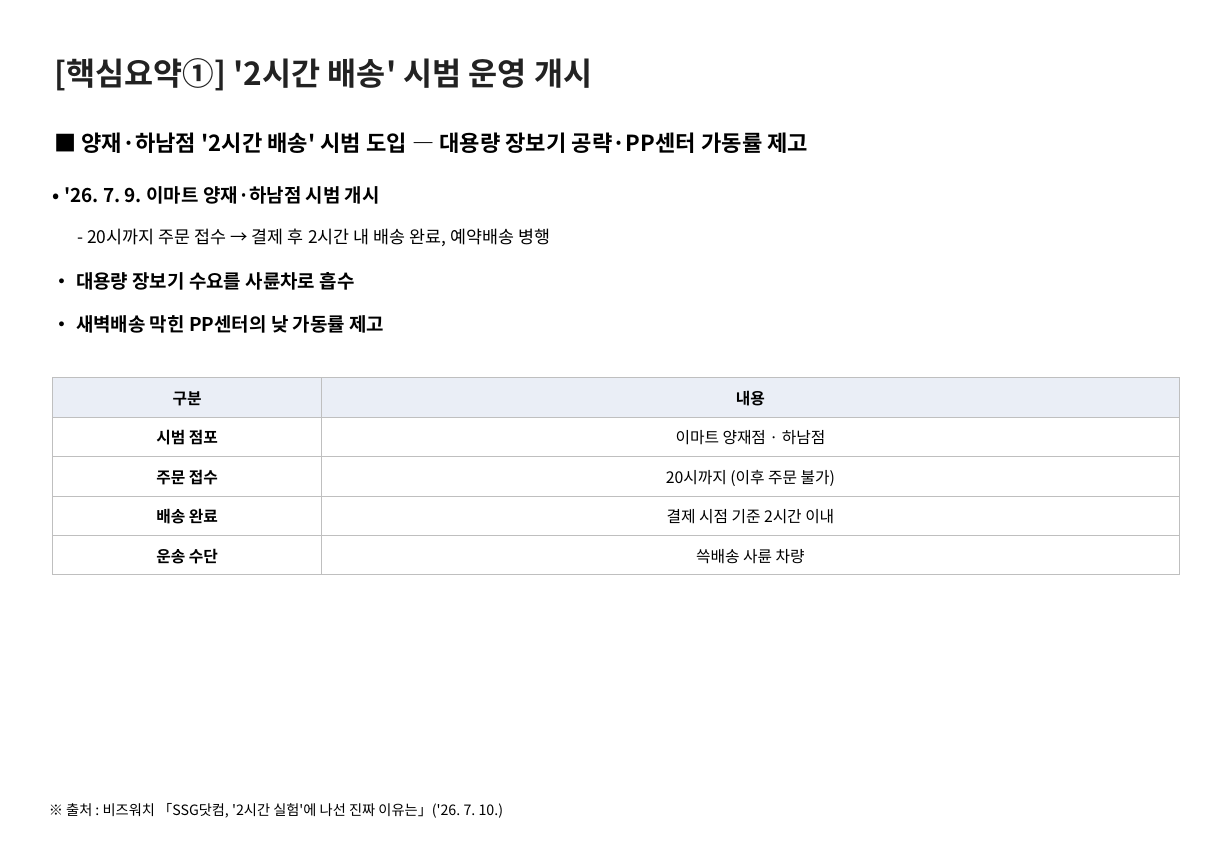
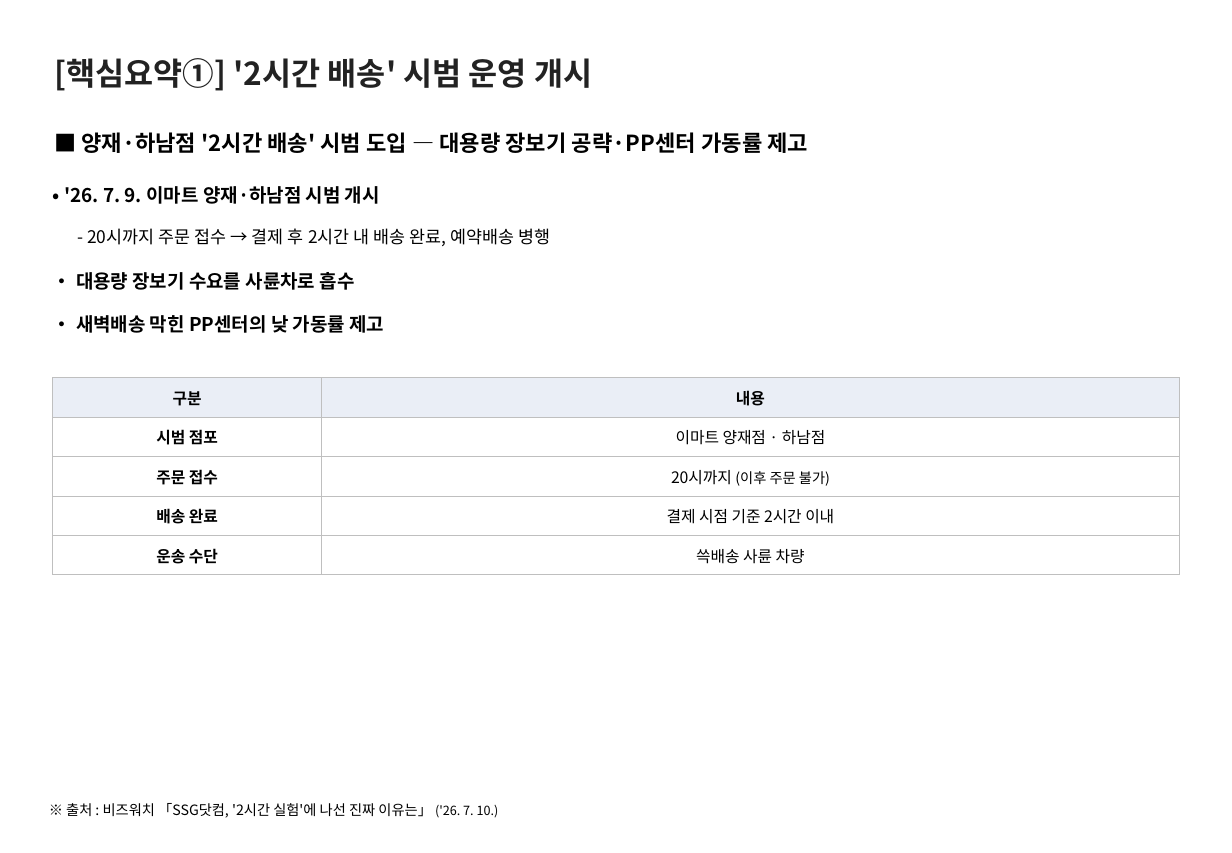
Before and after one commit to avoseed/web1, a slide deck: slide 3 of reports/ssg-delivery-report.pptx. Drawn at 1232x853 pixels with LibreOffice and Linux fonts; fonts in the diff are those of the drawing. Boxes give left, top, right and bottom in pixels: in the first picture for what was removed or moved away, otherwise in the second. Text is boxed around its words. In the diff, an @@ line names an element or a change of style, - is before the commit and + after.

```diff
--- a/reports/ssg-delivery-report.pptx
+++ b/reports/ssg-delivery-report.pptx
@@ table at box(52, 378, 1179, 574) @@
@@ size 10 to 9 pt in "(이후 주문 불가)" @@
@@ text at box(66, 803, 499, 818): spaces changed @@
-※ 출처 : 비즈워치 「SSG닷컴, '2시간 실험'에 나선 진짜 이유는」('26. 7. 10.)
+※ 출처 : 비즈워치 「SSG닷컴, '2시간 실험'에 나선 진짜 이유는」 ('26. 7. 10.)
```
Also in this commit, not shown: 3 other slides changed, 3 other files.
